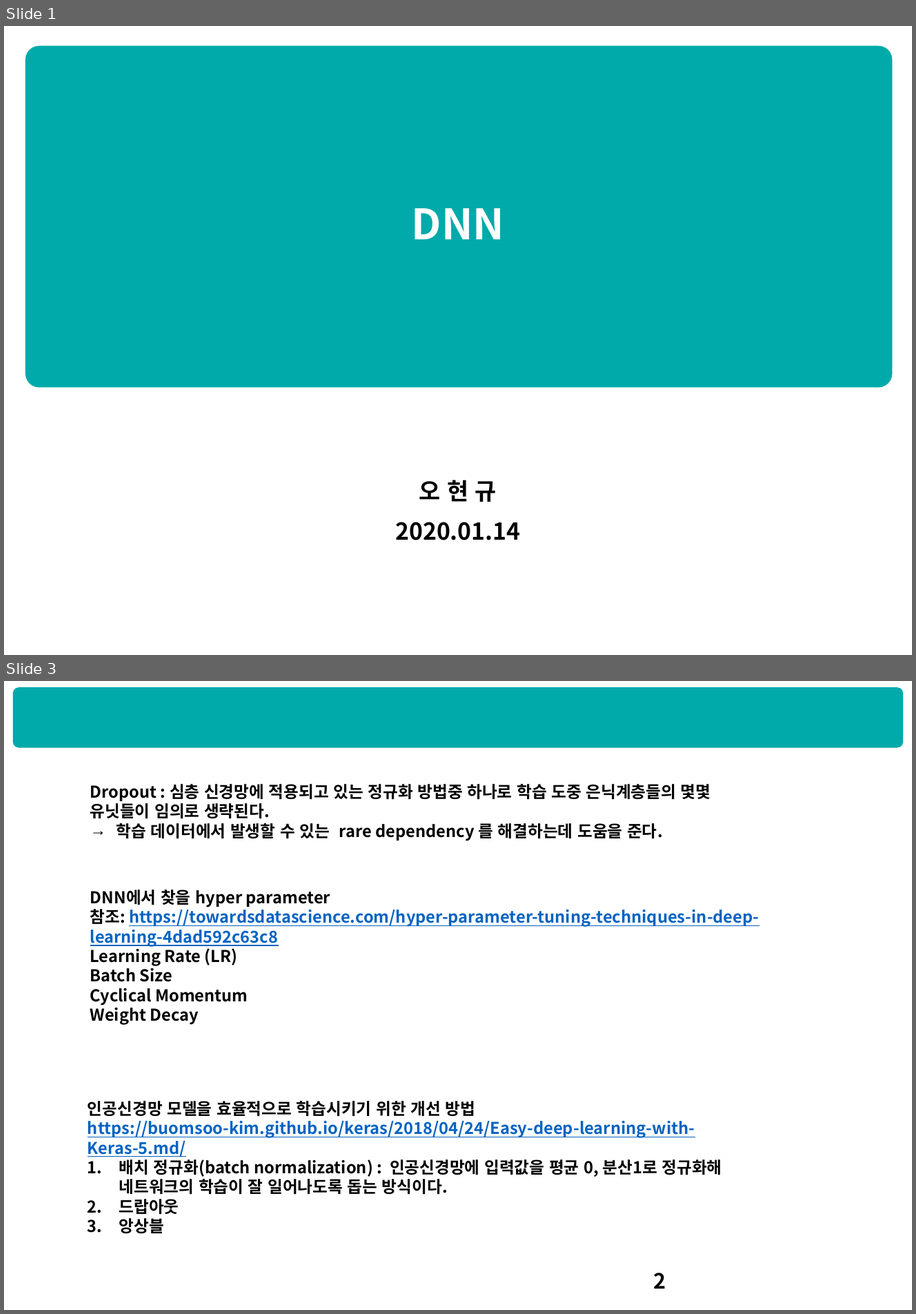
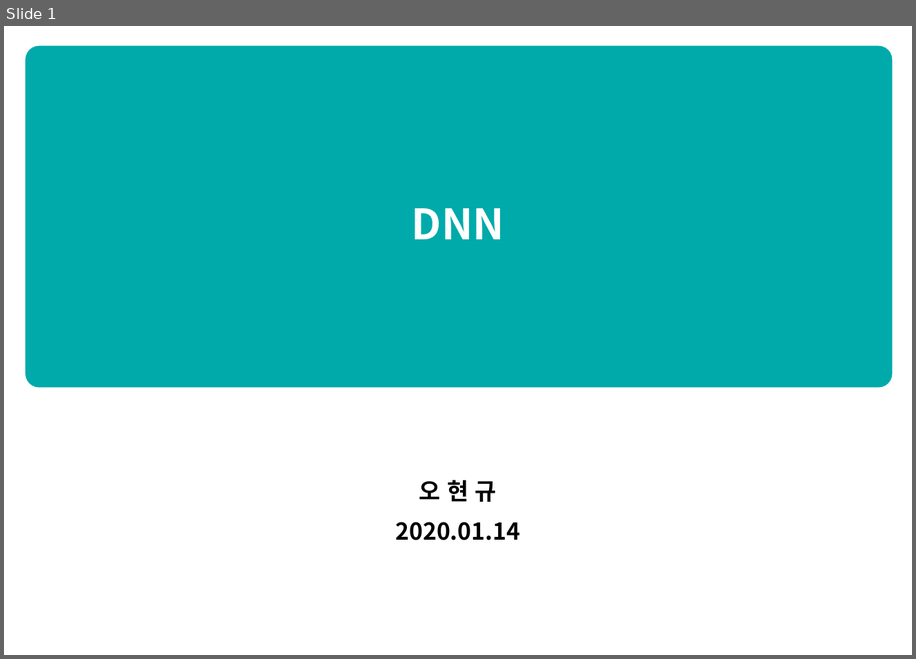
Before and after one commit to HyunQQ/analysis, a slide deck: dnn/dnn_hyunq.pptx. Shown one above the other, each under a label of ours: slides 1 and 3 before the commit, slide 1 after it; the slides between them are not shown. The pictures are 916x1314 and 916x659 pixels, drawn with LibreOffice and Linux fonts; fonts in the diff are those of the drawing. Boxes give left, top, right and bottom in pixels: in the first picture for what was removed or moved away, otherwise in the second. Text is boxed around its words. In the diff, an @@ line names an element or a change of style, - is before the commit and + after.

```diff
--- a/dnn/dnn_hyunq.pptx
+++ b/dnn/dnn_hyunq.pptx
@@ slide 3 removed at (4,681,912,1310), background #FFFFFF @@
@@ rounded rectangle removed at (13,688,904,748) @@
@@ text removed at (90,784,711,841) @@
-Dropout : 심층 신경망에 적용되고 있는 정규화 방법중 하나로 학습 도중 은닉계층들의 몇몇 유닛들이 임의로 생략된다.
-→ 학습 데이터에서 발생할 수 있는 rare dependency 를 해결하는데 도움을 준다.
@@ text removed at (90,889,759,1025) @@
-DNN에서 찾을 hyper parameter
-참조: https://towardsdatascience.com/hyper-parameter-tuning-techniques-in-deep-learning-4dad592c63c8
-Learning Rate (LR)
-Batch Size
-Cyclical Momentum
-Weight Decay
@@ text removed at (87,1101,722,1233) @@
-인공신경망 모델을 효율적으로 학습시키기 위한 개선 방법
-https://buomsoo-kim.github.io/keras/2018/04/24/Easy-deep-learning-with-Keras-5.md/
-1. 배치 정규화(batch normalization) : 인공신경망에 입력값을 평균 0, 분산1로 정규화해 네트워크의 학습이 잘 일어나도록 돕는 방식이다.
-2. 드랍아웃
-3. 앙상블
@@ page number removed at (653,1272,666,1288) @@
-2
```
Also in this commit, not shown: 9 slides changed, 5 slides added, 1 other slide removed, 1 other file.
